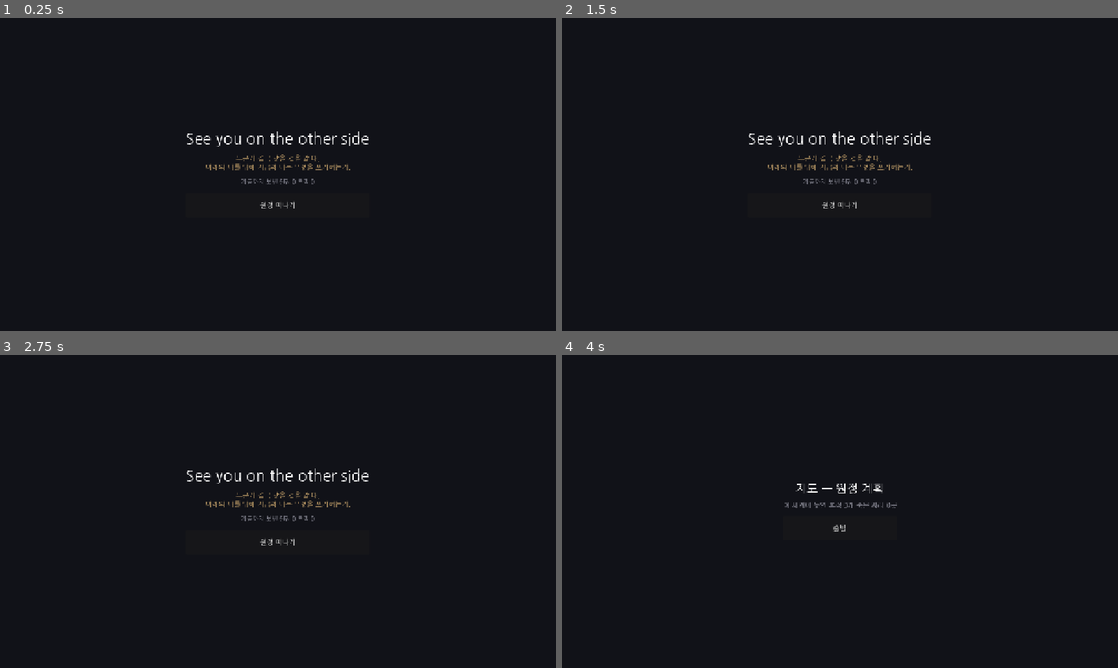
Above: before the commit, frames 1-4 (two rows, left to right).
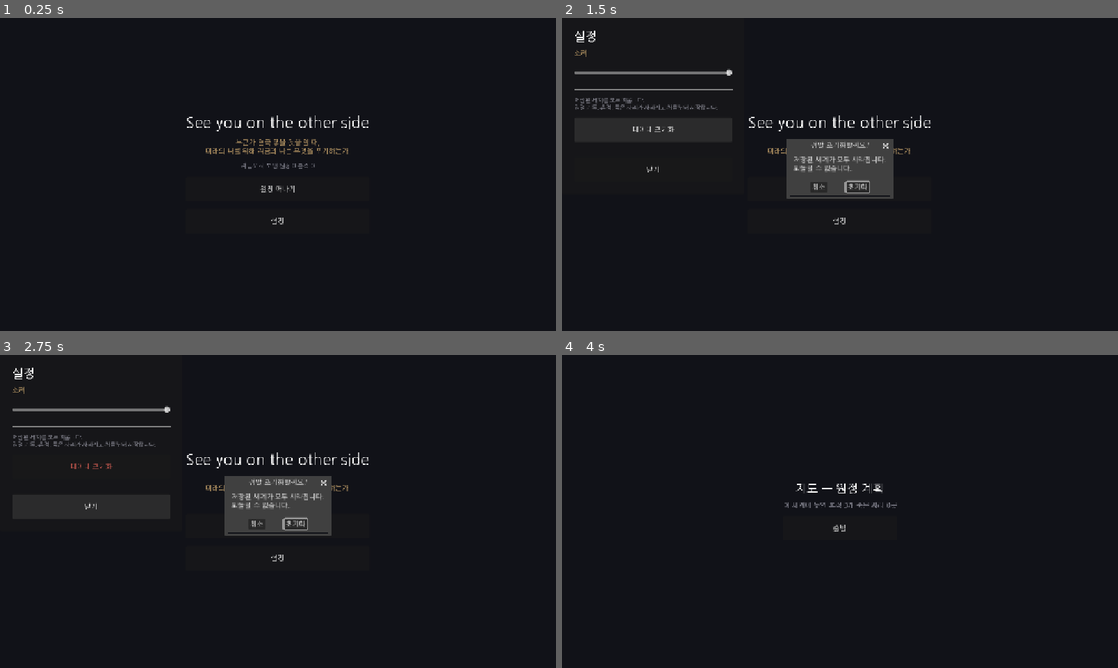
Above: after the commit, the same moments.

Repository: soomin007/Otherside
Game: Godot game, scene res://scenes/main.tscn
Two runs of this game, one before a commit and one after it. Both use one fixed random seed, a clock stepped at 60 frames per second and the inputs below.
Inputs (mouse positions are in pixels of both pictures, inside the frame that each line leads up to):
- Up to frame 1 (0.25 s): no input
- Up to frame 2 (1.5 s): click (840, 221) at 0.5 s, where only the run after the commit has a clickable "설정"; click (650, 130) at 1.25 s, where only the run after the commit has a clickable "데이터 초기화"
- Up to frame 3 (2.75 s): click (88, 505) at 2 s, where only the run after the commit has a clickable "닫기"
- Up to frame 4 (4 s): click (817, 524) at 2.75 s, where only the run after the commit has a clickable "취소"; click "원정 떠나기" at 3.5 s

The runs differ from the first frame. In frame 1, 1.6% of the frame differs, in the area x 33-67%, y 31-66%; in frame 2, 7.0%; in frame 3, 7.1%, in the area x 2-67%, y 4-66%; in frame 4, nothing differs.

Commit message:
feat(ui): 설정창 + 데이터 초기화 구현
- scripts/ui/SettingsPanel.gd 신규: 타이틀 위 Control 오버레이. 반투명 배경(빈 곳/ESC 닫기),
  소리 슬라이더(master bus 연결, 저장 X), 데이터 초기화 버튼 -> ConfirmationDialog(한글) -> GameState.reset_save()
- scripts/ui/Main.gd: "설정" 버튼 추가, 통계 라벨을 멤버로 들고 초기화 후 갱신
- docs/design/backlog.md: 완료 항목 정리(설정창/데이터 초기화/한글 폰트), "설정 확장" 후속만 남김
- docs/design/known_issues.md: -s 헤드리스 검증 함정(autoload 미등록 -> 컴파일 실패/hang) 기록
- session_logs/2026-06-30.md: 세션 3 기록

Co-Authored-By: Claude Opus 4.8 (1M context) <noreply@anthropic.com>
Claude-Session: https://claude.ai/code/session_016EykXXuV1kPR9ZLNY3e4LP

Diff:
--- a/scripts/ui/Main.gd
+++ b/scripts/ui/Main.gd
@@ -2,6 +2,10 @@
 
 ## 타이틀 — 코어 루프의 입구. 여기서 지도(계획 단계)로 들어간다.
 ## Phase 0 플레이스홀더: UI 는 코드로 구성 (.tscn 은 루트 + 스크립트만).
+
+const SettingsPanel := preload("res://scripts/ui/SettingsPanel.gd")
+
+var _stat_label: Label  # 데이터 초기화 후 갱신하려고 들고 있는다
 
 func _ready() -> void:
 	var center := CenterContainer.new()
@@ -25,12 +29,12 @@
 	sub.add_theme_color_override("font_color", Color(0.78, 0.64, 0.42))
 	box.add_child(sub)
 
-	var stat := Label.new()
-	stat.text = "지금까지 보낸 원정 %d 흔적 %d" % [GameState.expedition_count, GameState.traces.size()]
-	stat.horizontal_alignment = HORIZONTAL_ALIGNMENT_CENTER
-	stat.add_theme_font_size_override("font_size", 14)
-	stat.add_theme_color_override("font_color", Color(0.6, 0.6, 0.65))
-	box.add_child(stat)
+	_stat_label = Label.new()
+	_stat_label.text = _stat_text()
+	_stat_label.horizontal_alignment = HORIZONTAL_ALIGNMENT_CENTER
+	_stat_label.add_theme_font_size_override("font_size", 14)
+	_stat_label.add_theme_color_override("font_color", Color(0.6, 0.6, 0.65))
+	box.add_child(_stat_label)
 
 	var start := Button.new()
 	start.text = "원정 떠나기"
@@ -38,5 +42,22 @@
 	start.pressed.connect(_on_start_pressed)
 	box.add_child(start)
 
+	var settings := Button.new()
+	settings.text = "설정"
+	settings.custom_minimum_size = Vector2(220, 56)
+	settings.pressed.connect(_on_settings_pressed)
+	box.add_child(settings)
+
+func _stat_text() -> String:
+	return "지금까지 보낸 원정 %d 흔적 %d" % [GameState.expedition_count, GameState.traces.size()]
+
 func _on_start_pressed() -> void:
 	GameState.go_to_map()
+
+func _on_settings_pressed() -> void:
+	var panel := SettingsPanel.new()
+	panel.data_reset.connect(_on_data_reset)
+	add_child(panel)
+
+func _on_data_reset() -> void:
+	_stat_label.text = _stat_text()
--- /dev/null
+++ b/scripts/ui/SettingsPanel.gd
@@ -0,0 +1,143 @@
+extends Control
+
+## 설정창 — 타이틀 위에 띄우는 오버레이. 씬 전환 없이 add_child 로 표시한다.
+## Phase 0 패턴: UI 는 코드로 구성. 음량은 master bus 에 연결(placeholder, 저장은 아직 안 함),
+## 핵심은 데이터 초기화 — GameState.reset_save() 백엔드를 확인 다이얼로그와 함께 노출한다.
+
+signal data_reset  ## 데이터 초기화가 끝났을 때 (부모가 통계 라벨 등을 갱신)
+
+const SAND := Color(0.78, 0.64, 0.42)    # 모래색 — 강조 라벨
+const MUTED := Color(0.6, 0.6, 0.65)     # 흐린 회색 — 설명문
+const DANGER := Color(0.82, 0.36, 0.32)  # 위험 — 데이터 초기화
+
+var _confirm: ConfirmationDialog
+
+func _ready() -> void:
+	set_anchors_preset(Control.PRESET_FULL_RECT)
+
+	# 반투명 배경 — 뒤 입력 차단 + 집중. 빈 곳을 누르면 닫힌다.
+	var dim := ColorRect.new()
+	dim.color = Color(0.0, 0.0, 0.0, 0.6)
+	dim.set_anchors_preset(Control.PRESET_FULL_RECT)
+	dim.mouse_filter = Control.MOUSE_FILTER_STOP
+	dim.gui_input.connect(_on_dim_input)
+	add_child(dim)
+
+	# 중앙 정렬 — 클릭이 통과하도록 IGNORE (빈 곳 클릭은 dim 이 받아 닫기)
+	var center := CenterContainer.new()
+	center.set_anchors_preset(Control.PRESET_FULL_RECT)
+	center.mouse_filter = Control.MOUSE_FILTER_IGNORE
+	add_child(center)
+
+	var panel := PanelContainer.new()
+	panel.custom_minimum_size = Vector2(420, 0)
+	center.add_child(panel)
+
+	var margin := MarginContainer.new()
+	for side in ["left", "right", "top", "bottom"]:
+		margin.add_theme_constant_override("margin_" + side, 28)
+	panel.add_child(margin)
+
+	var box := VBoxContainer.new()
+	box.add_theme_constant_override("separation", 16)
+	margin.add_child(box)
+
+	var title := Label.new()
+	title.text = "설정"
+	title.add_theme_font_size_override("font_size", 28)
+	box.add_child(title)
+
+	# --- 소리 (placeholder: master bus 에 연결, 저장은 아직 안 함) ---
+	var sound_label := Label.new()
+	sound_label.text = "소리"
+	sound_label.add_theme_color_override("font_color", SAND)
+	box.add_child(sound_label)
+
+	var slider := HSlider.new()
+	slider.min_value = 0.0
+	slider.max_value = 1.0
+	slider.step = 0.01
+	slider.value = _current_master_volume()
+	slider.custom_minimum_size = Vector2(0, 40)  # 터치 우선 — 손가락 기준 두툼하게
+	slider.value_changed.connect(_on_volume_changed)
+	box.add_child(slider)
+
+	box.add_child(HSeparator.new())
+
+	# --- 데이터 초기화 ---
+	var warn := Label.new()
+	warn.text = "저장된 세계를 모두 지웁니다.\n원정 기록, 흔적, 죽은 자리가 사라지고 처음부터 시작합니다."
+	warn.add_theme_color_override("font_color", MUTED)
+	warn.add_theme_font_size_override("font_size", 13)
+	warn.autowrap_mode = TextServer.AUTOWRAP_WORD_SMART
+	box.add_child(warn)
+
+	var reset_btn := Button.new()
+	reset_btn.text = "데이터 초기화"
+	reset_btn.custom_minimum_size = Vector2(0, 56)
+	reset_btn.add_theme_color_override("font_color", DANGER)
+	reset_btn.pressed.connect(_on_reset_pressed)
+	box.add_child(reset_btn)
+
+	box.add_child(HSeparator.new())
+
+	var close_btn := Button.new()
+	close_btn.text = "닫기"
+	close_btn.custom_minimum_size = Vector2(0, 56)
+	close_btn.pressed.connect(_close)
+	box.add_child(close_btn)
+
+	# 초기화 확인 다이얼로그 — 실수 방지
+	_confirm = ConfirmationDialog.new()
+	_confirm.title = "정말 초기화할까요?"
+	_confirm.dialog_text = "저장된 세계가 모두 사라집니다.\n되돌릴 수 없습니다."
+	_confirm.ok_button_text = "초기화"
+	_confirm.get_cancel_button().text = "취소"
+	_confirm.confirmed.connect(_on_reset_confirmed)
+	add_child(_confirm)
+
+# --- 소리 ---
+
+func _current_master_volume() -> float:
+	var idx := AudioServer.get_bus_index("Master")
+	if idx < 0:
+		return 1.0
+	if AudioServer.is_bus_mute(idx):
+		return 0.0
+	return db_to_linear(AudioServer.get_bus_volume_db(idx))
+
+func _on_volume_changed(value: float) -> void:
+	var idx := AudioServer.get_bus_index("Master")
+	if idx < 0:
+		return
+	var muted := value <= 0.0001
+	AudioServer.set_bus_mute(idx, muted)
+	if not muted:
+		AudioServer.set_bus_volume_db(idx, linear_to_db(value))
+
+# --- 데이터 초기화 ---
+
+func _on_reset_pressed() -> void:
+	_confirm.popup_centered()
+
+func _on_reset_confirmed() -> void:
+	GameState.reset_save()
+	data_reset.emit()
+	_close()
+
+# --- 닫기 ---
+
+func _on_dim_input(event: InputEvent) -> void:
+	var clicked: bool = (event is InputEventMouseButton and event.pressed) \
+		or (event is InputEventScreenTouch and event.pressed)
+	if clicked:
+		_close()
+
+func _input(event: InputEvent) -> void:
+	# ESC / 뒤로 — 다이얼로그가 떠 있지 않을 때만 (떠 있으면 다이얼로그가 먼저 받음)
+	if event.is_action_pressed("ui_cancel") and not _confirm.visible:
+		_close()
+		get_viewport().set_input_as_handled()
+
+func _close() -> void:
+	queue_free()
Not shown, added: scripts/ui/SettingsPanel.gd.uid
Not shown, changed: docs/design/backlog.md
Not shown, changed: docs/design/known_issues.md
Not shown, changed: session_logs/2026-06-30.md
